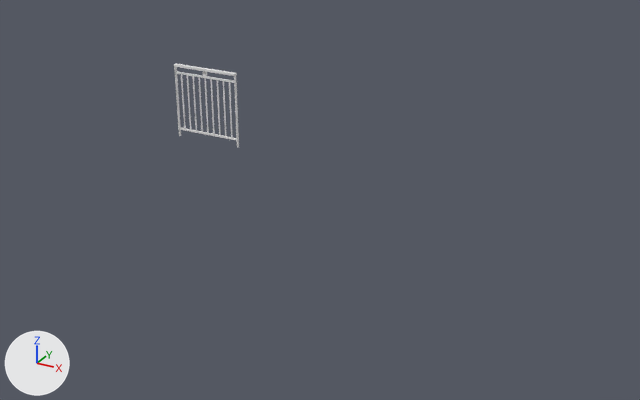
One commit to the Blender file rembarde.blend: the scene before it, then after it.
Rendered twice from a 50 mm camera at (7.05, -9.56, 4.26) aimed at (2.96, -2.12, 0.54). Arrows for +X, +Y and +Z are at lower left; the lights stay in place.
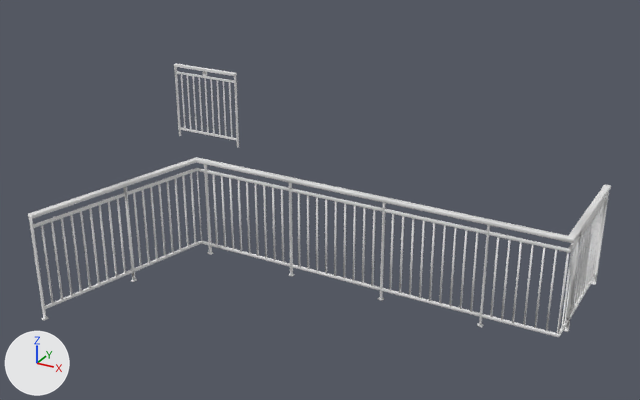
What changed in the scene script:
```text
Add me_plane:
    me_plane.from_pydata(...)  # 6025 vertices, 6894 faces; spans x -0.63..3.67, y 0.12..3.26, z 0.0..1.05
    me_plane.polygons.foreach_set('use_smooth', [True] * 6894)
Add ob_rembarde_tenant:
    ob_rembarde_tenant = bpy.data.objects.new('Rembarde tenant', me_plane)
    ob_rembarde_tenant.location = (2.068, -4.78, 0.0)
```

Location of each change, [x1, y1, x2, y2] in pixels of the pictures (640 x 400 px):
'Rembarde tenant', added
    after: [28, 157, 611, 337]
